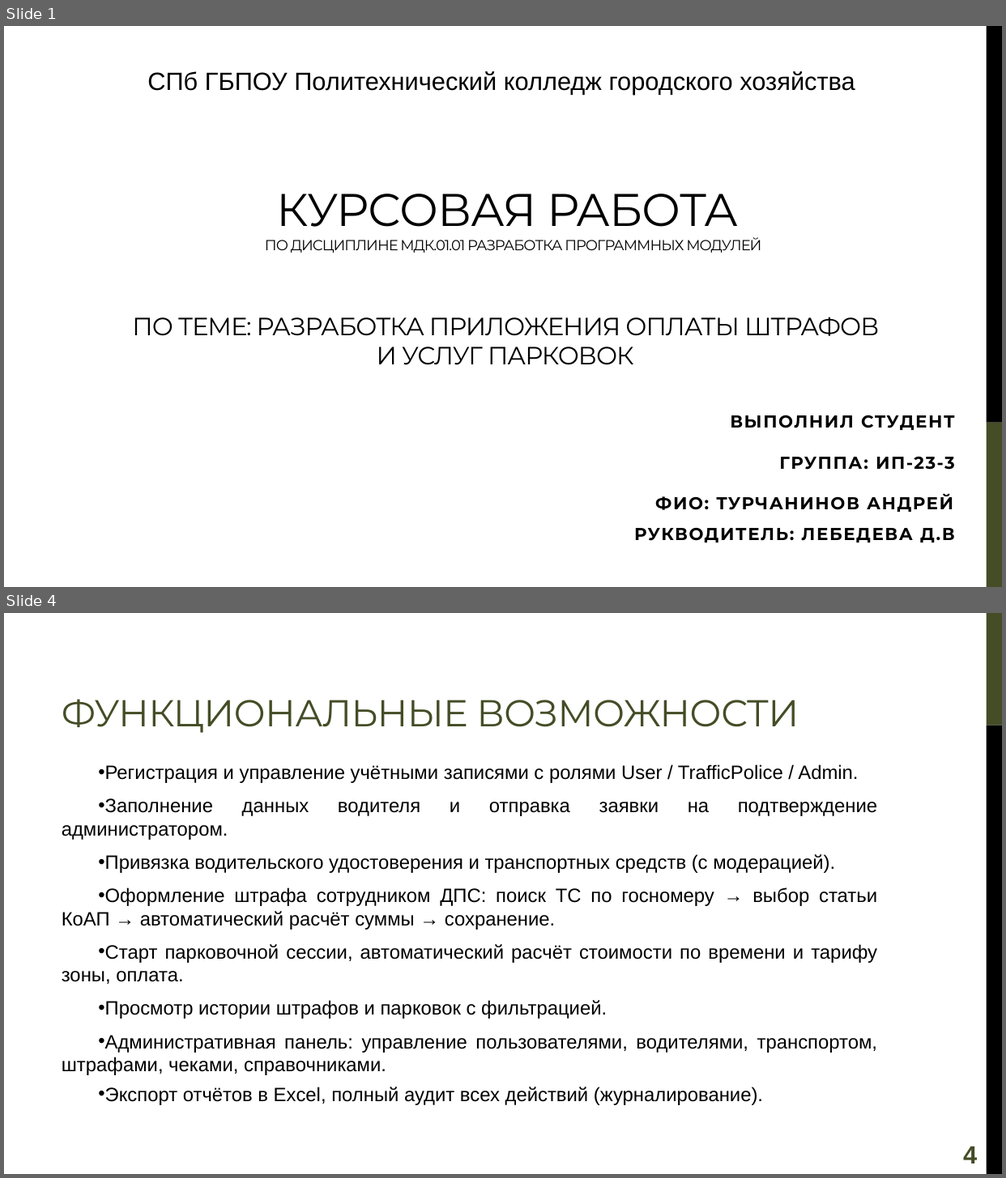
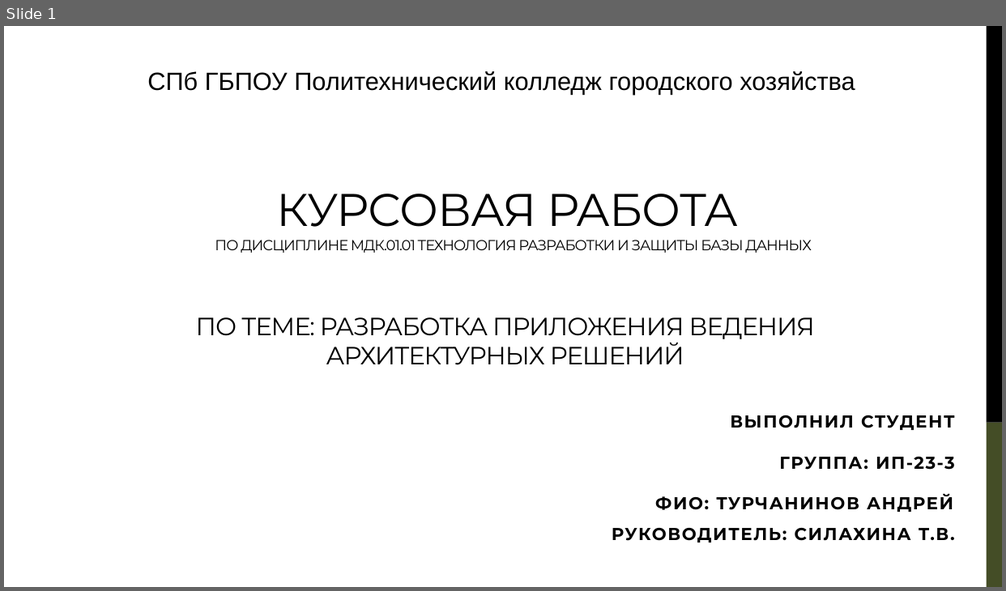
Before and after one commit to CasCadeVR/CADR, a slide deck: docs/КурсоваяРабота_Презентация_Турчанинов.pptx. Shown one above the other, each under a label of ours: slides 1 and 4 before the commit, slide 1 after it; the slides between them are not shown. The pictures are 1006x1178 and 1006x591 pixels, drawn with LibreOffice and Linux fonts; fonts in the diff are those of the drawing. Boxes give left, top, right and bottom in pixels: in the first picture for what was removed or moved away, otherwise in the second. Text is boxed around its words. In the diff, an @@ line names an element or a change of style, - is before the commit and + after.

```diff
--- a/docs/КурсоваяРабота_Презентация_Турчанинов.pptx
+++ b/docs/КурсоваяРабота_Презентация_Турчанинов.pptx
@@ slide 4 removed at box(4, 613, 1002, 1174), background #FFFFFF @@
@@ rectangle removed at box(987, 613, 1002, 726) @@
@@ title removed at box(62, 699, 799, 733) @@
-ФУНКЦИОНАЛЬНЫЕ ВОЗМОЖНОСТИ
@@ rectangle removed at box(987, 726, 1002, 1174) @@
@@ text removed at box(62, 764, 877, 1105) @@
-• Регистрация и управление учётными записями с ролями User / TrafficPolice / Admin.
-• Заполнение данных водителя и отправка заявки на подтверждение администратором.
-• Привязка водительского удостоверения и транспортных средств (с модерацией).
-• Оформление штрафа сотрудником ДПС: поиск ТС по госномеру → выбор статьи КоАП → автоматический расчёт суммы → сохранение.
-• Старт парковочной сессии, автоматический расчёт стоимости по времени и тарифу зоны, оплата.
-• Просмотр истории штрафов и парковок с фильтрацией.
-• Административная панель: управление пользователями, водителями, транспортом, штрафами, чеками, справочниками.
-• Экспорт отчётов в Excel, полный аудит всех действий (журналирование).
@@ page number removed at box(963, 1146, 977, 1164) @@
-4
@@ slide 1 changed as well @@
@@ title at box(215, 194, 811, 253): text changed @@
-КУРСОВАЯ РАБОТА
-ПО ДИСЦИПЛИНЕ МДК.01.01 РАЗРАБОТКА ПРОГРАММНЫХ МОДУЛЕЙ
+КУРСОВАЯ РАБОТА
+ПО ДИСЦИПЛИНЕ МДК.01.01 ТЕХНОЛОГИЯ РАЗРАБОТКИ И ЗАЩИТЫ БАЗЫ ДАННЫХ
@@ text at box(196, 318, 815, 365): text changed @@
-ПО ТЕМЕ: РАЗРАБОТКА ПРИЛОЖЕНИЯ ОПЛАТЫ ШТРАФОВ И УСЛУГ ПАРКОВОК
+ПО ТЕМЕ: РАЗРАБОТКА ПРИЛОЖЕНИЯ ВЕДЕНИЯ
+АРХИТЕКТУРНЫХ РЕШЕНИЙ
@@ subtitle at box(612, 494, 955, 543): text changed @@
-ФИО: ТУРЧАНИНОВ АНДРЕЙ
-РУКВОДИТЕЛЬ: ЛЕБЕДЕВА Д.В
+ФИО: ТУРЧАНИНОВ АНДРЕЙ
+РУКОВОДИТЕЛЬ: СИЛАХИНА Т.В.
```
Also in this commit, not shown: 3 other slides changed, 8 slides added, 11 other slides removed, 3 other files.
